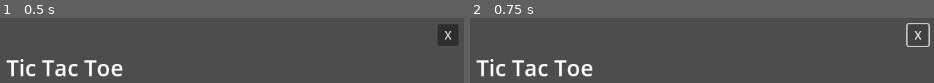
Above: before the commit, frames 1-2 (left to right).
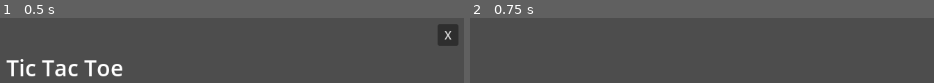
Above: after the commit, the same moments.

Repository: YaoHuiJi/GodotMiniGames
Game: Godot game, scene res://games/tictactoe/TicTacToe.tscn
Same seed, same stepped clock (60 frames per second), same inputs: the game is played once before the commit and once after it. This scene is started directly instead of the project's main scene.
Inputs:
- Up to frame 1 (0.5 s): no input
- Up to frame 2 (0.75 s): click "X" at 0.5 s

Frame 1 is identical in both runs. In frame 2, 3.1% of the frame differs, in the area x 1-100%, y 7-91%.
Error before the commit: Invalid call. Nonexistent function 'quit_to_main' in base 'Window'. (res://games/tictactoe/TicTacToe.gd:14)
Error after the commit: Invalid access to property or key 'Quit' on a base object of type 'Dictionary'. (res://Events.gd:25)

Commit message:
添加全局Events类

Diff:
--- /dev/null
+++ b/Events.gd
@@ -0,0 +1,27 @@
+extends Node
+
+var events:Dictionary = {}
+
+func addListener(eventName, listener):
+	if events.has(eventName):
+		events[eventName].add(listener)
+		#print("为`" + eventName + "`添加监听器")
+	else:
+		events[eventName] = [listener]
+		#print("为`" + eventName + "`添加第一个监听器")
+
+	return events[eventName]
+
+func remove(eventName):
+	#print("清空处理器:", eventName)
+	events.erase(eventName)
+
+func clear():
+	#print("清空事件处理器")
+	events.clear()
+
+func emit(eventName):
+	#print("触发事件：", eventName)
+	var handlers:Array = events[eventName]
+	for handler in handlers:
+		handler.call()
--- a/games/tictactoe/TicTacToe.gd
+++ b/games/tictactoe/TicTacToe.gd
@@ -11,6 +11,6 @@
 
 
 func _on_quit_pressed():
-	get_parent().quit_to_main()
+	Events.emit("Quit")
 	call_deferred("free")
 	pass # Replace with function body.
--- a/main.gd
+++ b/main.gd
@@ -3,8 +3,12 @@
 
 # Called when the node enters the scene tree for the first time.
 func _ready():
+	Events.addListener("Quit",quit_to_main)
 	pass # Replace with function body.
 
+func _notification(what):
+	if (what == NOTIFICATION_PREDELETE):
+		Events.clear()
 
 # Called every frame. 'delta' is the elapsed time since the previous frame.
 func _process(delta):
--- a/project.godot
+++ b/project.godot
@@ -15,6 +15,10 @@
 config/features=PackedStringArray("4.1", "GL Compatibility")
 config/icon="res://icon.svg"
 
+[autoload]
+
+Events="*res://Events.gd"
+
 [display]
 
 window/stretch/mode="viewport"
@@ -24,6 +28,10 @@
 
 project/assembly_name="GodotMiniGames"
 
+[filesystem]
+
+import/blender/enabled=false
+
 [rendering]
 
 renderer/rendering_method="gl_compatibility"
